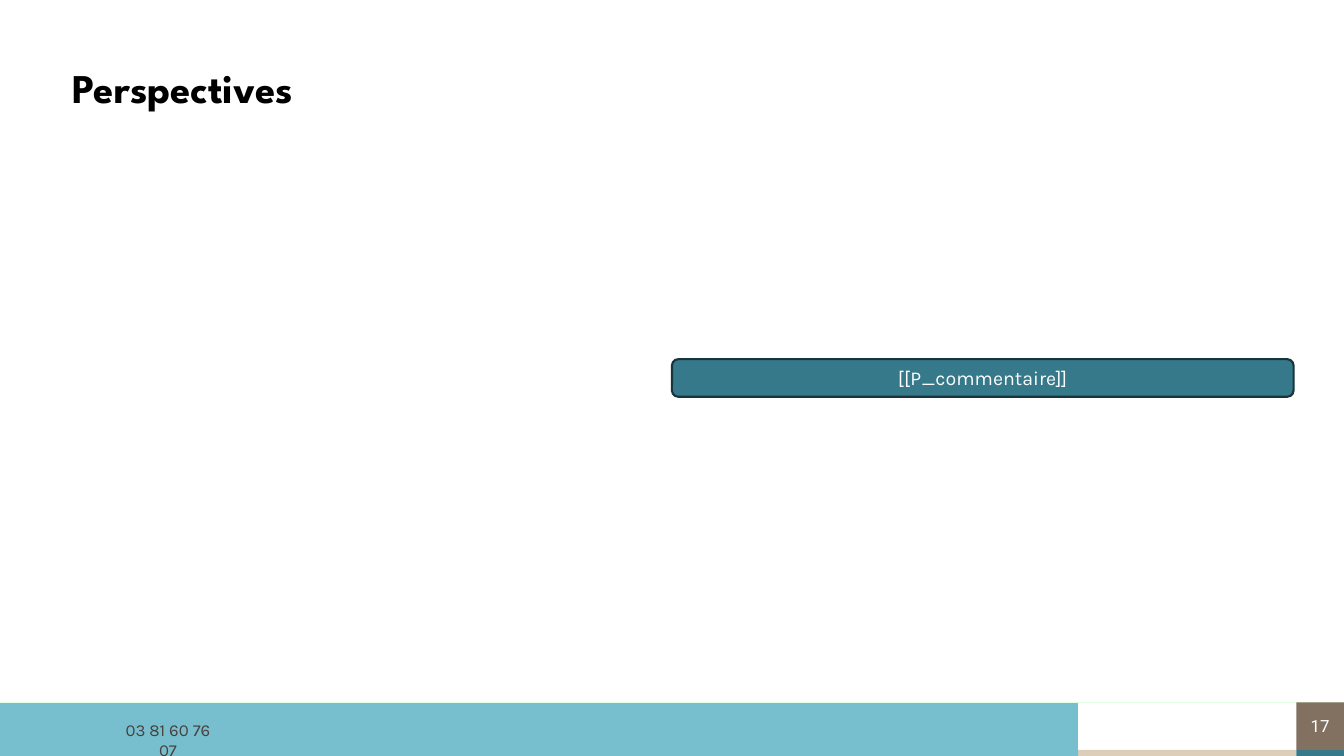
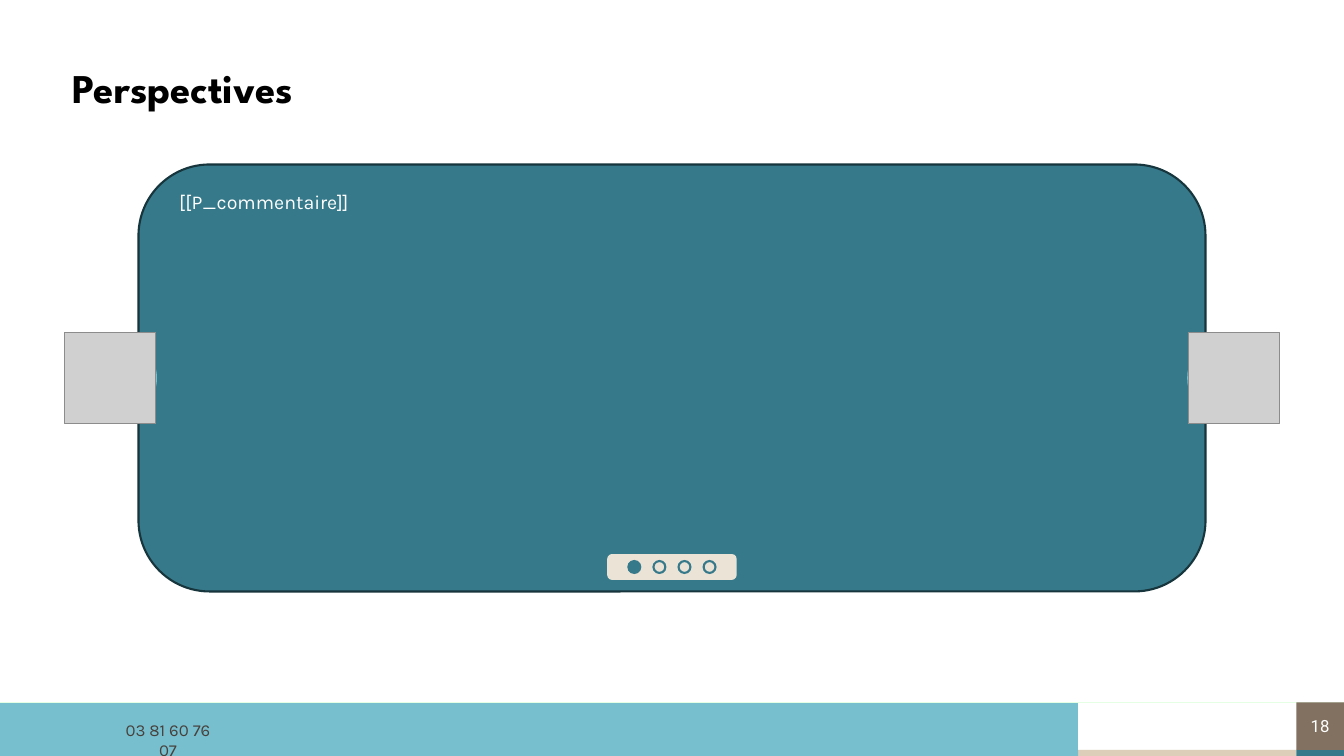
Before and after one commit to ldebouche/Projet1_lettre_fin_de_mission, a slide deck: slide 18 of backend/src/templates/modele_complet.pptm (slide 17 before the commit). Drawn at 1344x756 pixels with LibreOffice and Linux fonts; fonts in the diff are those of the drawing; grey boxes stand for pictures; background and template pictures are left out. Boxes give left, top, right and bottom in pixels: in the first picture for what was removed or moved away, otherwise in the second. Text is boxed around its words. In the diff, an @@ line names an element or a change of style, - is before the commit and + after.

```diff
--- a/backend/src/templates/modele_complet.pptm
+++ b/backend/src/templates/modele_complet.pptm
@@ rounded rectangle "[[P_commentaire]]" resized from (x1=673, y1=359, x2=1295, y2=396) to (x1=138, y1=164, x2=1206, y2=592) @@
@@ rounded rectangle "[[P_commentaire]]" at (x1=138, y1=164, x2=1206, y2=592): alignment centre to left; vertical alignment middle to top @@
@@ picture added at (x1=65, y1=333, x2=156, y2=424) @@
@@ ellipse added at (x1=77, y1=339, x2=156, y2=418), fill #77BFCF, outline #77BFCF 1.5 pt @@
@@ ellipse added at (x1=1189, y1=339, x2=1268, y2=418), fill #77BFCF, outline #77BFCF 1.5 pt @@
@@ picture added at (x1=1189, y1=333, x2=1280, y2=424) @@
@@ group added at (x1=608, y1=556, x2=735, y2=580): 4 ellipses, 1 rounded rectangle @@
@@ page number at (x1=1311, y1=720, x2=1330, y2=732): text changed @@
-17
+18
```
Also in this commit, not shown: 4 other slides changed, 2 slides added, 1 slide removed, 9 other files.
